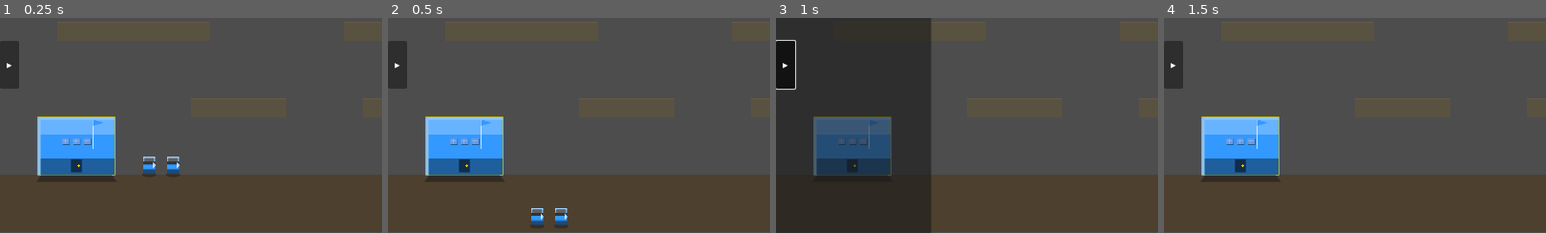
Above: before the commit, frames 1-4 (left to right).
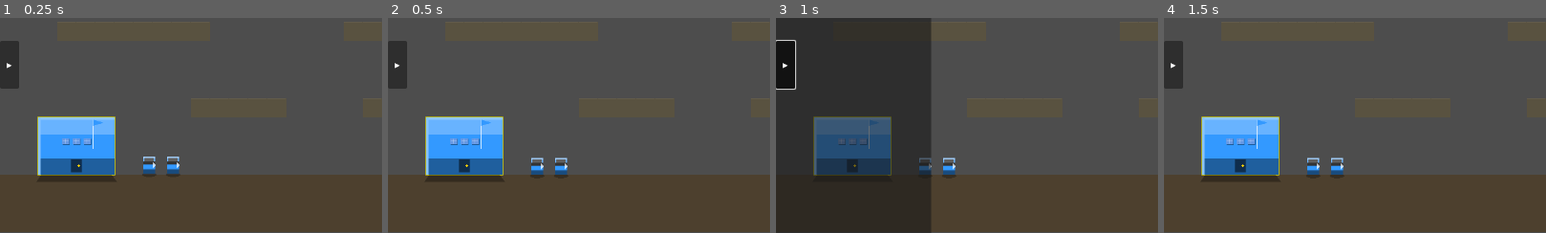
Above: after the commit, the same moments.

Repository: infinitybiscuit/fortress-command
Game: Godot game, scene res://scenes/game/game_scene.tscn
The game is run twice, just before and just after one commit, with the same random seed, the same clock (stepped at 60 frames per second) and the same inputs.
Inputs:
- Up to frame 1 (0.25 s): no input
- Up to frame 2 (0.5 s): no input
- Up to frame 3 (1 s): click "▸" at 0.5 s
- Up to frame 4 (1.5 s): click "✕" at 1.25 s
The pictures show only the part of the screen within x 0-50%, y 39-89%; the shares and areas given below are measured in that part.

Frame 1 is identical in both runs. In frame 2, 0.9% of the frame differs, in the area x 37-47%, y 64-97%; in frame 3, 0.3%; in frame 4, 0.4%.

Commit message:
Fix units falling through ground with manual tile collision
The tilemap is a procedurally-drawn Node2D with no Godot collision bodies,
so CharacterBody2D.move_and_slide()/is_on_floor() had nothing to stand on
and every unit fell through the world. This also made trained units appear
to do nothing — they spawned correctly but immediately dropped out of sight.

- Port the JS _applyPhysics manual AABB tile collision into unit.gd:
  gravity + horizontal collision + vertical sweep against tilemap.is_solid(),
  treating global_position as the unit's bottom-centre (feet)
- Cache body dimensions from the collision shape; add on_ground tracking
- Give units a tilemap_ref, set on spawn and via a "tilemap" group fallback;
  register the tilemap in that group in _ready
- Steer movement horizontally only (abs dx) since gravity owns the Y axis,
  so units actually reach move targets instead of stalling on a Y mismatch
- Spawn trained units at the building's bottom edge so they land cleanly
- Drop noisy tilemap _init debug prints

https://claude.ai/code/session_01FFsLYEoZBhHorYKSisAVT4

Diff:
--- a/godot/scripts/entities/unit.gd
+++ b/godot/scripts/entities/unit.gd
@@ -106,11 +106,23 @@
 @onready var sprite: Sprite2D = $Sprite2D
 @onready var collision_shape: CollisionShape2D = $CollisionShape2D
 
+## Reference to the tilemap for manual tile collision (set on spawn; falls back to group)
+var tilemap_ref: Node = null
+var on_ground: bool = false
+var _body_w: float = 16.0
+var _body_h: float = 24.0
+
 ## ── Initialization ──────────────────────────────────────────────────────────────
 func _ready() -> void:
 	_load_stats()
 	add_to_group("units")
 	current_state = State.IDLE
+	# Cache body dimensions from the collision shape for tile collision
+	if collision_shape and collision_shape.shape is RectangleShape2D:
+		_body_w = collision_shape.shape.size.x
+		_body_h = collision_shape.shape.size.y
+	if tilemap_ref == null:
+		tilemap_ref = get_tree().get_first_node_in_group("tilemap")
 
 ## ── Rendering ─────────────────────────────────────────────────────────────────
 func _draw() -> void:
@@ -141,12 +153,7 @@
 	# Trigger redraw every frame — _draw() only fires when queue_redraw() is called
 	queue_redraw()
 
-	# Apply gravity
-	if not is_on_floor():
-		velocity.y += GRAVITY * delta
-		velocity.y = min(velocity.y, TERMINAL_VELOCITY)
-
-	# Handle state-based behavior
+	# Handle state-based behavior (sets velocity.x)
 	match current_state:
 		State.IDLE:
 			_velocity_idle()
@@ -159,20 +166,90 @@
 		State.DEAD:
 			velocity = Vector2.ZERO
 
-	# Apply movement
-	move_and_slide()
+	# Manual tile-based physics (the tilemap has no Godot collision bodies)
+	_apply_physics(delta)
+
+## Manual AABB tile collision against the tilemap, ported from the JS version.
+## Treats global_position as the unit's bottom-centre (feet).
+func _apply_physics(delta: float) -> void:
+	if tilemap_ref == null:
+		tilemap_ref = get_tree().get_first_node_in_group("tilemap")
+	if tilemap_ref == null:
+		return
+
+	var ts: int = 32
+	var half_w: float = _body_w / 2.0
+	var h: float = _body_h
+
+	# Gravity
+	velocity.y += GRAVITY * delta
+	if velocity.y > TERMINAL_VELOCITY:
+		velocity.y = TERMINAL_VELOCITY
+
+	# ── Horizontal movement with collision ──
+	var new_x: float = position.x + velocity.x * delta
+	if velocity.x != 0.0:
+		var dir: int = 1 if velocity.x > 0.0 else -1
+		var probe_x: float = new_x + dir * half_w
+		var tx: int = int(floor(probe_x / ts))
+		var ty_top: int = int(floor((position.y - h + 2.0) / ts))
+		var ty_bot: int = int(floor((position.y - 2.0) / ts))
+		var blocked: bool = false
+		for ty in range(ty_top, ty_bot + 1):
+			if tilemap_ref.is_solid(tx, ty):
+				blocked = true
+				break
+		if blocked:
+			if dir > 0:
+				new_x = tx * ts - half_w
+			else:
+				new_x = (tx + 1) * ts + half_w
+			velocity.x = 0.0
+	position.x = new_x
+
+	# ── Vertical movement with sweep collision ──
+	var new_y: float = position.y + velocity.y * delta
+	var tx_l: int = int(floor((position.x - half_w + 2.0) / ts))
+	var tx_r: int = int(floor((position.x + half_w - 2.0) / ts))
+	on_ground = false
+
+	if velocity.y >= 0.0:
+		# Moving down — sweep every row from old feet to new feet
+		var old_feet: int = int(floor(position.y / ts))
+		var new_feet: int = int(floor(new_y / ts))
+		var landed: bool = false
+		for ty in range(old_feet, new_feet + 1):
+			for tx2 in range(tx_l, tx_r + 1):
+				if tilemap_ref.is_solid(tx2, ty):
+					new_y = ty * ts
+					velocity.y = 0.0
+					on_ground = true
+					landed = true
+					break
+			if landed:
+				break
+	else:
+		# Moving up — check the head row
+		var head_ty: int = int(floor((new_y - h) / ts))
+		for tx2 in range(tx_l, tx_r + 1):
+			if tilemap_ref.is_solid(tx2, head_ty):
+				new_y = (head_ty + 1) * ts + h
+				velocity.y = 0.0
+				break
+	position.y = new_y
 
 ## ── State Velocity Handlers ────────────────────────────────────────────────────
 func _velocity_idle() -> void:
 	velocity.x = 0.0
 
 func _velocity_move_to_target() -> void:
-	var direction: Vector2 = (move_target - global_position).normalized()
-	velocity.x = direction.x * speed
-	# Stop when close to target
-	if global_position.distance_to(move_target) < 5.0:
+	# Horizontal-only steering — gravity owns the vertical axis
+	var dx: float = move_target.x - global_position.x
+	if abs(dx) < 6.0:
+		velocity.x = 0.0
 		_set_state(State.IDLE)
-		velocity.x = 0.0
+	else:
+		velocity.x = sign(dx) * speed
 
 func _velocity_attack() -> void:
 	velocity.x = 0.0
--- a/godot/scripts/game/game_scene.gd
+++ b/godot/scripts/game/game_scene.gd
@@ -274,6 +274,7 @@
 	unit.unit_type = unit_type
 	unit.faction = faction
 	unit.global_position = position
+	unit.tilemap_ref = tilemap
 
 	# Add to scene and tracking arrays
 	units_node.add_child(unit)
@@ -336,9 +337,10 @@
 
 
 func _on_unit_trained(unit_type: String, source_building: Node) -> void:
-	# Spawn the trained unit near the building's exit
-	var spawn_pos: Vector2 = source_building.global_position + Vector2(source_building.world_width + 8, 0)
-	spawn_unit(unit_type, spawn_pos, source_building.faction)
+	# Spawn at the building's bottom edge (feet on the ground next to it)
+	var spawn_x: float = source_building.global_position.x + source_building.world_width + 8.0
+	var spawn_y: float = source_building.global_position.y + source_building.world_height
+	spawn_unit(unit_type, Vector2(spawn_x, spawn_y), source_building.faction)
 
 
 func _check_game_over() -> void:
--- a/godot/scripts/game/tilemap.gd
+++ b/godot/scripts/game/tilemap.gd
@@ -32,10 +32,11 @@
 
 ## ── Initialisation ───────────────────────────────────────────────────────────
 func _init() -> void:
-	print("GameTileMap _init — MAP_WIDTH=", MAP_WIDTH, " MAP_HEIGHT=", MAP_HEIGHT)
-	print("  ground_surface_tile_y()=", ground_surface_tile_y())
 	_clear_tiles()
 	generate()
+
+func _ready() -> void:
+	add_to_group("tilemap")
 
 func _clear_tiles() -> void:
 	tiles = []
